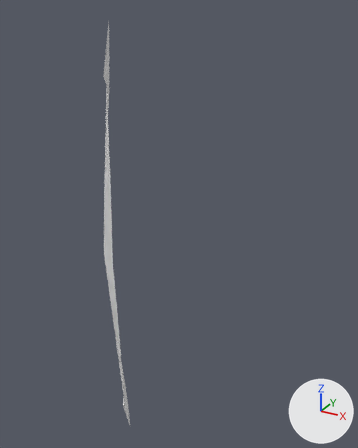
A saved change to the glTF model public/models/impactus/backlights.glb.
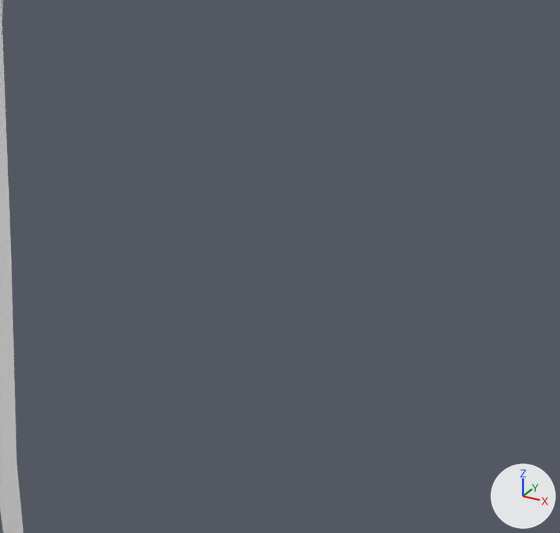
There are two pictures of each version: one whole from a camera (50 mm lens) standing at (-0.546, -1.608, 0.477) and looking at (-1.042, -0.706, 0.027), one close up on the part from 30% to 82% of the width and 24% to 64% of the height. Arrows for +X, +Y and +Z are at lower right; the lights stay in place. The last two pictures show the newer version. Where no turn or scale is listed for an object, it has been applied to the vertices.

Objects in the first close-up: 'shadeelevator.002'.
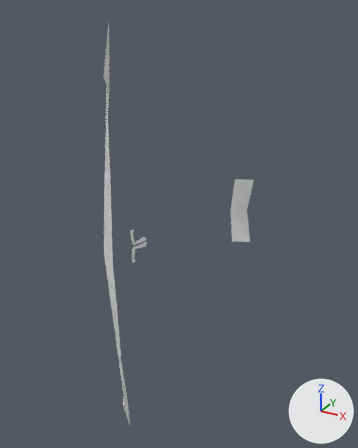
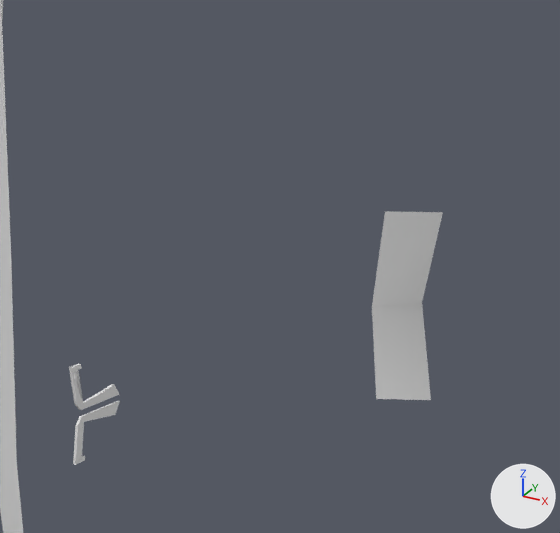
The change, as a diff of the scene's bpy script:
```diff
--- a/public/models/impactus/backlights.glb.py
+++ b/public/models/impactus/backlights.glb.py
@@ me_plane_017 @@
+me_plane_017.from_pydata(...)  # 92 vertices, 296 faces; spans x -1.8228..-1.8089, y -0.3334..-0.2912, z -0.0381..0.0381
@@ me_plane_028 @@
+me_plane_028.from_pydata([(-1.669, -0.021, 0.084), (-1.711, -0.041, 0.084), (-1.685, -0.014, 0.0), (-1.719, -0.042, 0.0), (-1.669, -0.021, -0.084), (-1.711, -0.041, -0.084)], [], [(3, 1, 0), (3, 0, 2), (3, 2, 4), (3, 4, 5)])
@@ ob_chassis_001 @@
+ob_chassis_001 = bpy.data.objects.new('chassis.001', me_plane_017)
+ob_chassis_001.location = (0.7299, -0.4926, 0.0076)
@@ ob_shadewhite_005 @@
+ob_shadewhite_005 = bpy.data.objects.new('shadeWhite.005', me_plane_028)
+ob_shadewhite_005.location = (0.7295, -0.4926, 0.0076)
```

Boxes (x1, y1, x2, y2) around the edits, measured in the close-ups (560 x 533 px):
'shadeWhite.005', added: after (372, 211, 443, 400)
'chassis.001', added: after (69, 364, 120, 465)
